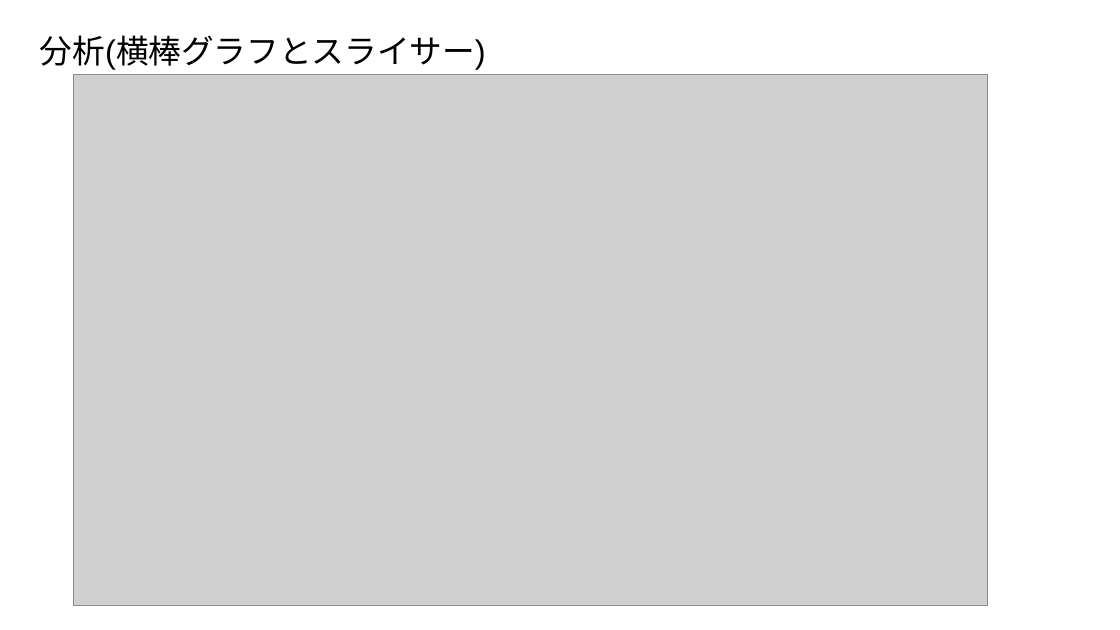
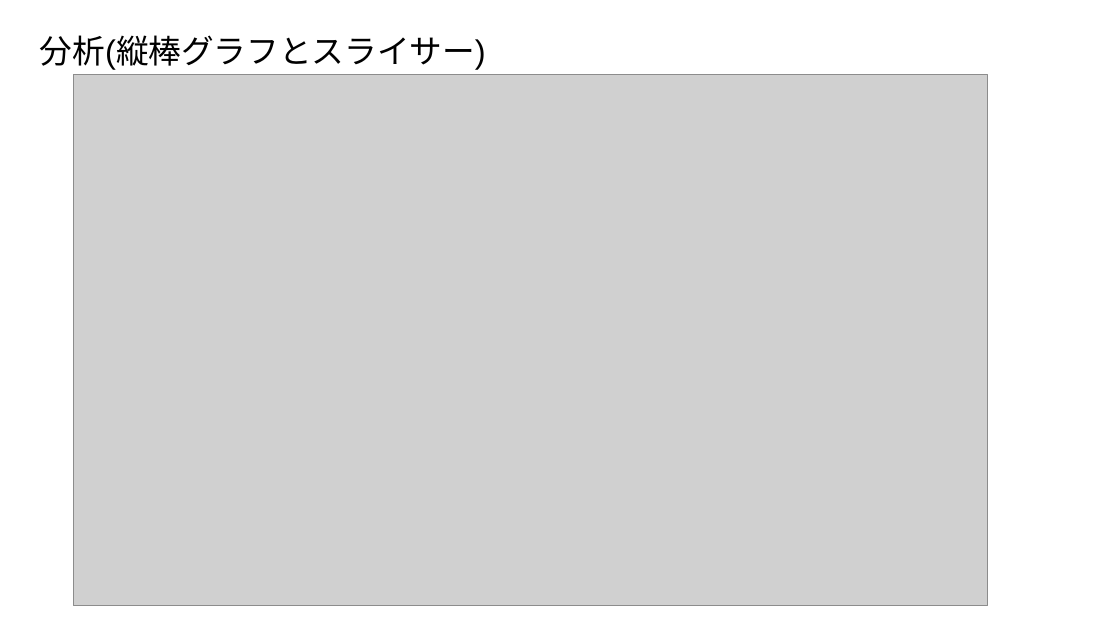
Before and after one commit to TokushigeJunya/test, a slide deck: slide 16 of データレイクサービス入門.pptx. Drawn at 1120x630 pixels with LibreOffice and Linux fonts; fonts in the diff are those of the drawing; grey boxes stand for pictures. Boxes give left, top, right and bottom in pixels: in the first picture for what was removed or moved away, otherwise in the second. Text is boxed around its words. In the diff, an @@ line names an element or a change of style, - is before the commit and + after.

```diff
--- a/データレイクサービス入門.pptx
+++ b/データレイクサービス入門.pptx
@@ text at (x1=40, y1=35, x2=486, y2=70): text changed @@
-分析(横棒グラフとスライサー)
+分析(縦棒グラフとスライサー)
```
